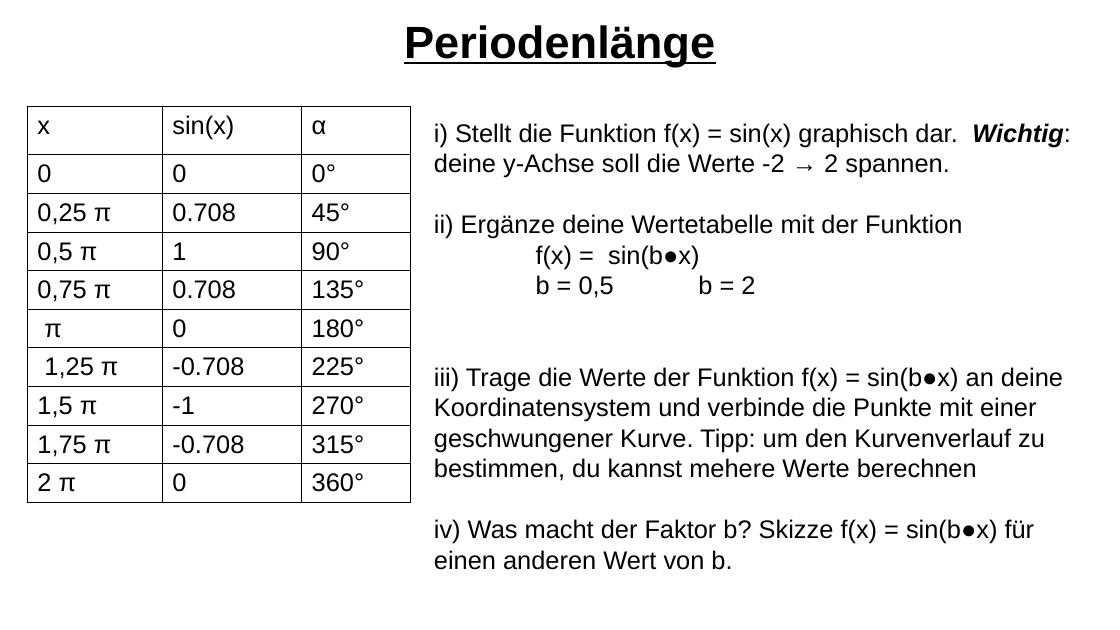
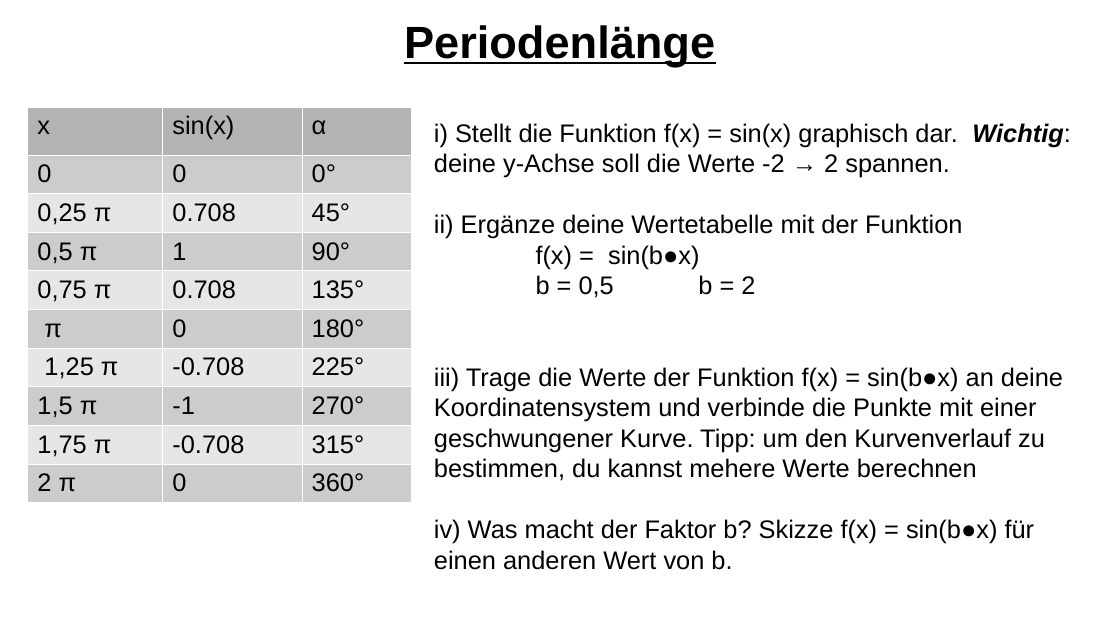
Before and after one commit to bearums/teaching, a slide deck: slide 8 of B5/Mathe/2024/D12/Sinus_funktion/03/P.odp. Drawn at 1120x630 pixels with LibreOffice and Linux fonts; fonts in the diff are those of the drawing. Boxes give left, top, right and bottom in pixels: in the first picture for what was removed or moved away, otherwise in the second. Text is boxed around its words. In the diff, an @@ line names an element or a change of style, - is before the commit and + after.

```diff
--- a/B5/Mathe/2024/D12/Sinus_funktion/03/P.odp
+++ b/B5/Mathe/2024/D12/Sinus_funktion/03/P.odp
@@ table at bbox=[27, 107, 411, 504] @@
@@ fill none to #B3B3B3 in row 1 @@
@@ fill none to #CCCCCC in 15 cells @@
@@ fill none to #E6E6E6 in 12 cells @@
@@ borders changed @@
```
Also in this commit, not shown: 2 other slides changed, 5 other files.
